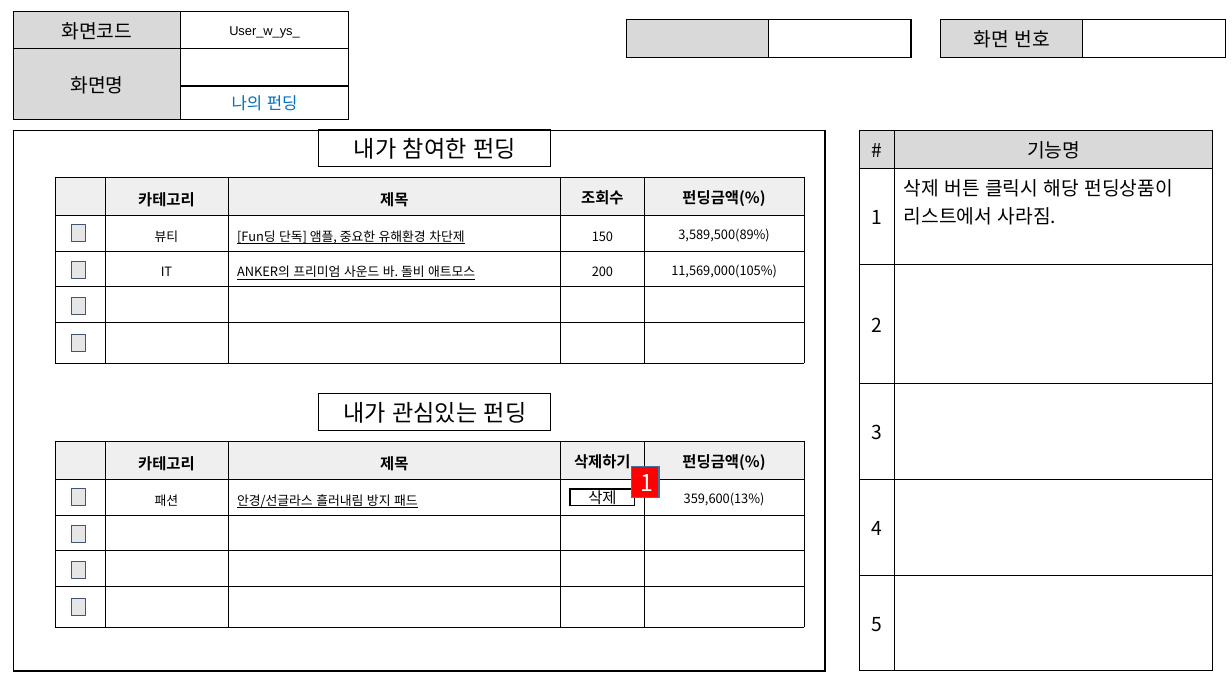
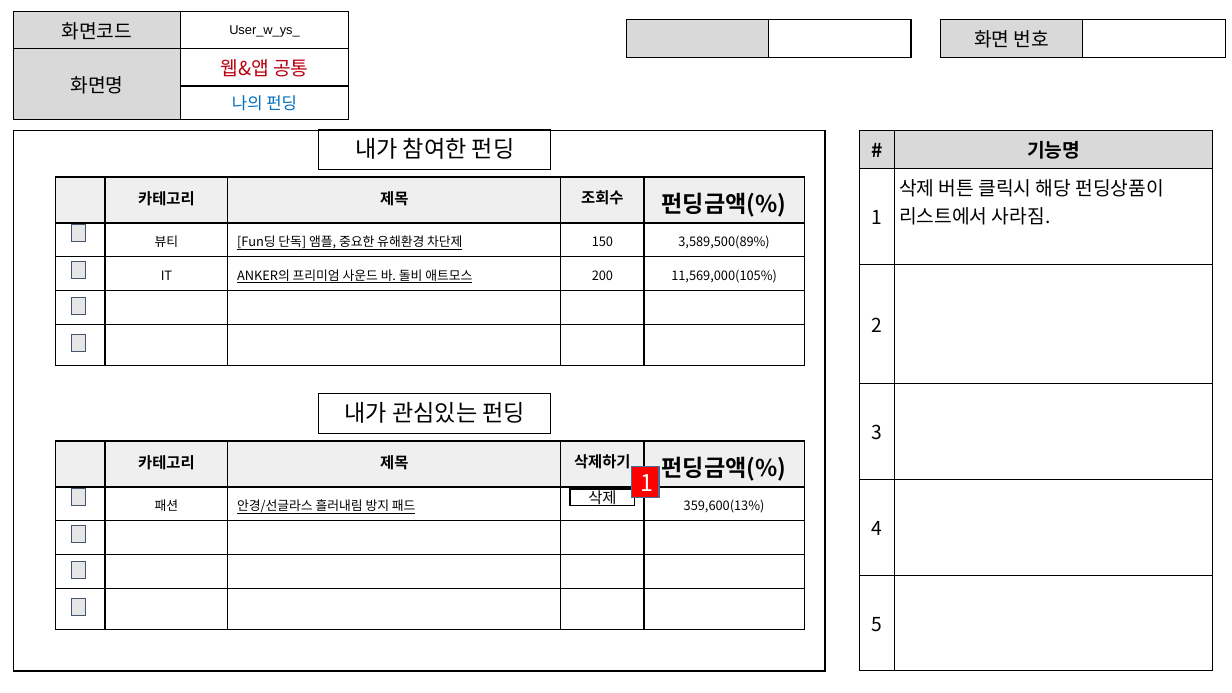
Before and after one commit to ezenteam2/EzenCrowdFunding, a slide deck: slide 14 of project03 화면설계서/project03 - 화면 설계서 - 용승.pptx (slide 12 before the commit). Drawn at 1232x693 pixels with LibreOffice and Linux fonts; fonts in the diff are those of the drawing. Boxes give left, top, right and bottom in pixels: in the first picture for what was removed or moved away, otherwise in the second. Text is boxed around its words. In the diff, an @@ line names an element or a change of style, - is before the commit and + after.

```diff
--- a/project03 화면설계서/project03 - 화면 설계서 - 용승.pptx
+++ b/project03 화면설계서/project03 - 화면 설계서 - 용승.pptx
@@ table at (13,12,348,115) @@
-row 2, column 2: 
+row 2, column 2: 웹&앱 공통
@@ table at (860,130,1213,671) @@
@@ bold on in "#", "기능명" @@
@@ table at (55,177,804,327) @@
@@ size 12 to 18 pt in "펀딩금액(%)" @@
@@ table at (55,441,804,591) @@
@@ size 12 to 18 pt in "펀딩금액(%)" @@
@@ rectangle added at (632,467,660,498), fill #FF0000, outline #42719B 1 pt @@
@@ text "1": place and size @@
-text "1" at (632,467,660,498)
+text "1" at (641,474,654,491)
@@ text "1" at (641,474,654,491): fill #FF0000 to none; outline #43739E 1 pt to none @@
@@ rectangle added at (570,489,635,506), outline #000000 1 pt @@
@@ text "삭제": place and size @@
-text "삭제" at (570,489,635,506)
+text "삭제" at (588,488,616,506)
@@ text "삭제" at (588,488,616,506): outline #000000 1 pt to none @@
```
Also in this commit, not shown: 11 other slides changed, 2 slides added.
